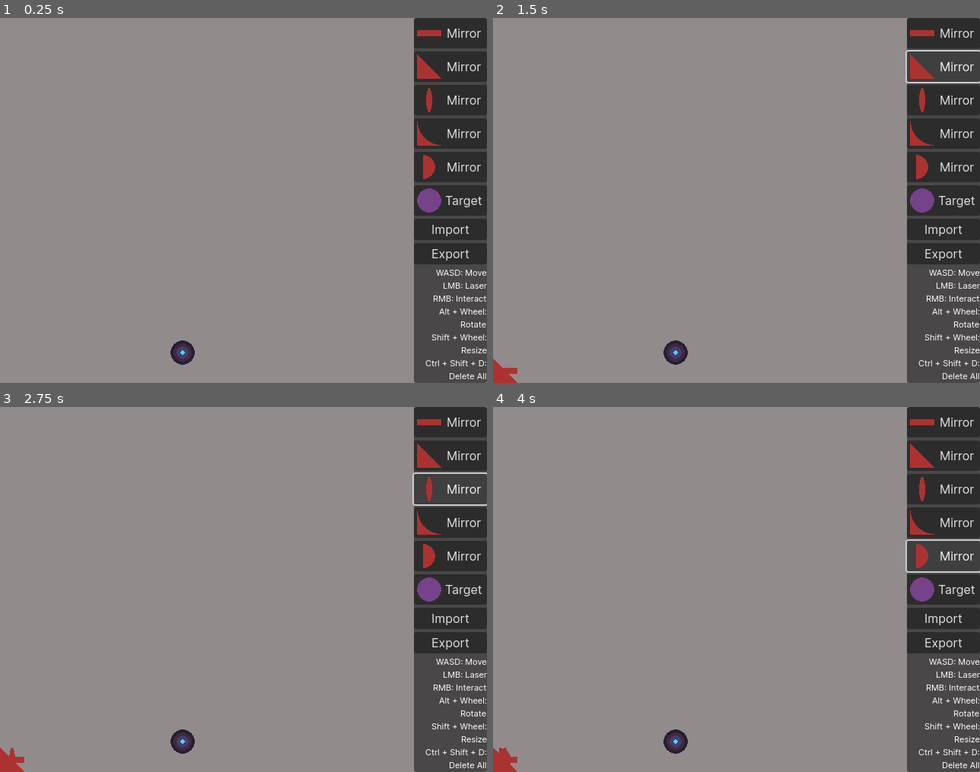
Above: before the commit, frames 1-4 (two rows, left to right).
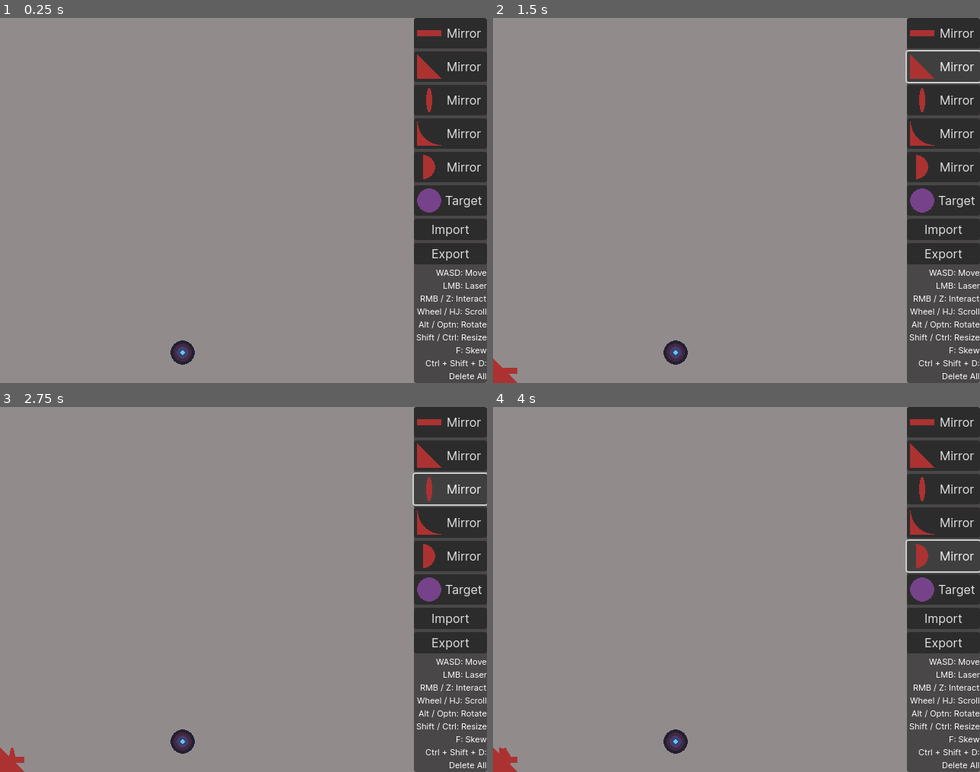
Above: after the commit, the same moments.

Repository: WildPX/mirrors_project
Game: Godot game, scene res://Objects/world.tscn
Same seed, same stepped clock (60 frames per second), same inputs: the game is played once before the commit and once after it.
Inputs:
- Up to frame 1 (0.25 s): no input
- Up to frame 2 (1.5 s): click "Mirror" at 0.5 s; click "Mirror" at 1.25 s
- Up to frame 3 (2.75 s): click "Mirror" at 2 s
- Up to frame 4 (4 s): click "Mirror" at 2.75 s; click "Mirror" at 3.5 s

The runs differ from the first frame. In frame 1, 0.5% of the frame differs, in the area x 85-100%, y 75-92%; in frame 2, 0.5%; in frame 3, 0.5%; in frame 4, 0.5%.

Commit message:
added skew

Diff:
--- a/Objects/objects.tscn
+++ b/Objects/objects.tscn
@@ -90,9 +90,11 @@
 theme_override_font_sizes/font_size = 11
 text = "WASD: Move
 LMB: Laser
-RMB: Interact
-Alt + Wheel: Rotate
-Shift + Wheel: Resize
+RMB / Z: Interact
+Wheel / HJ: Scroll
+Alt / Optn: Rotate
+Shift / Ctrl: Resize
+F: Skew
 Ctrl + Shift + D: Delete All"
 horizontal_alignment = 2
 vertical_alignment = 1
--- a/Scripts/FileMessage.gd
+++ b/Scripts/FileMessage.gd
@@ -7,4 +7,4 @@
 	modulate.a = 1.0
 
 	var tween = create_tween()
-	await tween.tween_property(self, "modulate:a", 0, 2.0)
+	tween.tween_property(self, "modulate:a", 0, 2.0)
--- a/Scripts/Interactable.gd
+++ b/Scripts/Interactable.gd
@@ -5,6 +5,7 @@
 @export var type: String
 @onready var default_scale := scale
 @onready var default_rotation := global_rotation
+@onready var default_skew := skew
 
 var mouse_in_area := false
 
@@ -25,6 +26,8 @@
 			_rotate_object()
 		if Input.is_action_pressed("size_modifier"):
 			_resize_object()
+		if Input.is_action_pressed("skew_modifier"):
+			_skew_object()
 		if Input.is_action_just_pressed("reset_interactable"):
 			_reset_object()
 		if Input.is_action_just_pressed("delete_interactable"):
@@ -49,6 +52,7 @@
 func _reset_object():
 	scale = default_scale
 	global_rotation = default_rotation
+	skew = default_skew
 	Global.is_already_dragging = false
 	mouse_in_area = false
 
@@ -60,6 +64,13 @@
 	elif Input.is_action_just_pressed("rotate_down"):
 		scale.x -= scroll_speed
 		scale.y -= scroll_speed
+
+
+func _skew_object():
+	if Input.is_action_just_pressed("rotate_up"):
+		skew += scroll_speed
+	elif Input.is_action_just_pressed("rotate_down"):
+		skew -= scroll_speed
 
 
 func _destroy_object():
--- a/Scripts/Laser.gd
+++ b/Scripts/Laser.gd
@@ -8,9 +8,10 @@
 @export var raycast_length := 2000
 const MAX_BOUNCES := 5
 
+
 func _process(delta):
 	line.clear_points()
-	if Input.is_action_just_pressed('shoot_laser') and Global.can_shoot_laser:
+	if Input.is_action_just_pressed("shoot_laser") and Global.can_shoot_laser:
 		sfx.play()
 	if Input.is_action_pressed("shoot_laser") and Global.can_shoot_laser:
 		line.add_point(Vector2.ZERO)
--- a/Scripts/Objects.gd
+++ b/Scripts/Objects.gd
@@ -19,9 +19,9 @@
 	var save := ""
 	for child in get_tree().get_root().get_children():
 		if child is Interactable:
-			save += "%s (%s,%s) %s (%s,%s)\n" % [child.type, \
+			save += "%s (%s,%s) %s (%s,%s) %s\n" % [child.type, \
 				child.global_position.x, child.global_position.y, \
-				child.global_rotation, child.scale.x, child.scale.y]
+				child.global_rotation, child.scale.x, child.scale.y, child.skew]
 
 	return save
 
@@ -48,12 +48,13 @@
 
 		var parts = line.split(" ")
 		# Wrong format check
-		if parts.size() != 4:
+		if parts.size() != 5:
 			print("Error reading line: %s" % line)
 			return null
 
 		parsed_data.append({"name": parts[0], "coordinates": _str2vec2(parts[1]), \
-			"rotation": float(parts[2]), "scale": _str2vec2(parts[3])})
+			"rotation": float(parts[2]), "scale": _str2vec2(parts[3]), \
+			"skew": float(parts[4])})
 
 	return parsed_data
 
--- a/project.godot
+++ b/project.godot
@@ -49,7 +49,7 @@
 }
 size_modifier={
 "deadzone": 0.5,
-"events": [Object(InputEventKey,"resource_local_to_scene":fa …(119 unchanged characters)… ressed":false,"pressed":false,"keycode":0,"physical_keycode":4194325,"key_label":0,"unicode":0,"echo":false,"script":null)
+"events": [Object(InputEventKey,"resource_local_to_scene":fa …(119 unchanged characters)… ressed":false,"pressed":false,"keycode":4194326,"physical_keycode":0,"key_label":0,"unicode":0,"echo":false,"script":null)
 ]
 }
 rotation_modifier={
@@ -60,16 +60,19 @@
 rotate_up={
 "deadzone": 0.5,
 "events": [Object(InputEventMouseButton,"resource_local_to_scene":false,"resource_name":"","device":-1,"window_id":0,"a …(258 unchanged characters)…
+, Object(InputEventKey,"resource_local_to_scene":false,"resource_name":"","device":-1,"window_id":0,"alt_pressed":false,"shift_pressed":false,"ctrl_pressed":false,"meta_pressed":false,"pressed":false,"keycode":0,"physical_keycode":74,"key_label":0,"unicode":106,"echo":false,"script":null)
 ]
 }
 rotate_down={
 "deadzone": 0.5,
 "events": [Object(InputEventMouseButton,"resource_local_to_scene":false,"resource_name":"","device":-1,"window_id":0,"a …(258 unchanged characters)…
+, Object(InputEventKey,"resource_local_to_scene":false,"resource_name":"","device":-1,"window_id":0,"alt_pressed":false,"shift_pressed":false,"ctrl_pressed":false,"meta_pressed":false,"pressed":false,"keycode":0,"physical_keycode":72,"key_label":0,"unicode":104,"echo":false,"script":null)
 ]
 }
 move_interactable={
 "deadzone": 0.5,
 "events": [Object(InputEventMouseButton,"resource_local_to_scene":false,"resource_name":"","device":-1,"window_id":0,"a …(258 unchanged characters)…
+, Object(InputEventKey,"resource_local_to_scene":false,"resource_name":"","device":-1,"window_id":0,"alt_pressed":false,"shift_pressed":false,"ctrl_pressed":false,"meta_pressed":false,"pressed":false,"keycode":0,"physical_keycode":90,"key_label":0,"unicode":122,"echo":false,"script":null)
 ]
 }
 reset_interactable={
@@ -92,6 +95,11 @@
 "events": [Object(InputEventKey,"resource_local_to_scene":false,"resource_name":"","device":-1,"window_id":0,"alt_pressed":false,"shift_pressed":true,"ctrl_pressed":true,"meta_pressed":false,"pressed":false,"keycode":0,"physical_keycode":68,"key_label":0,"unicode":0,"echo":false,"script":null)
 ]
 }
+skew_modifier={
+"deadzone": 0.5,
+"events": [Object(InputEventKey,"resource_local_to_scene":false,"resource_name":"","device":-1,"window_id":0,"alt_pressed":false,"shift_pressed":false,"ctrl_pressed":false,"meta_pressed":false,"pressed":false,"keycode":70,"physical_keycode":0,"key_label":0,"unicode":102,"echo":false,"script":null)
+]
+}
 
 [rendering]
 
Empty file removed: Scripts/ImportExport.gd
Not shown, changed: current_configuration.txt
Not shown, added: .DS_Store
